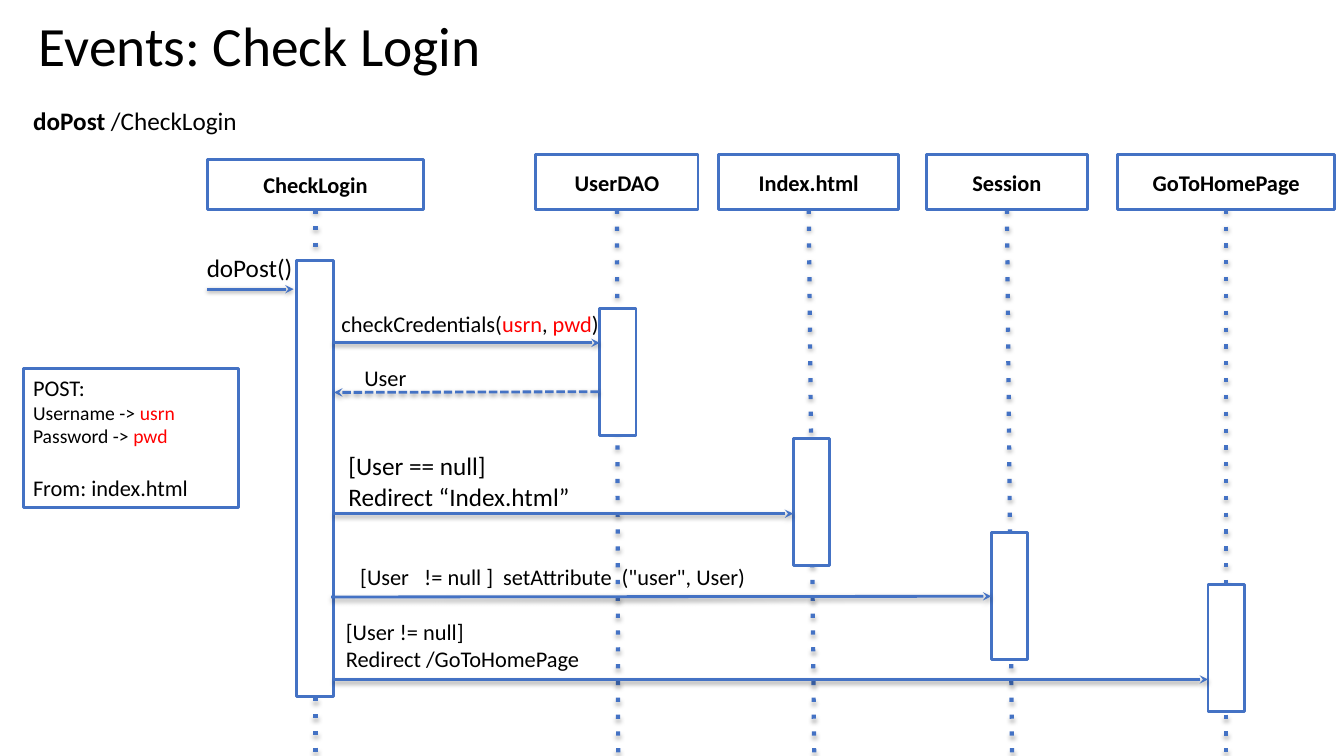
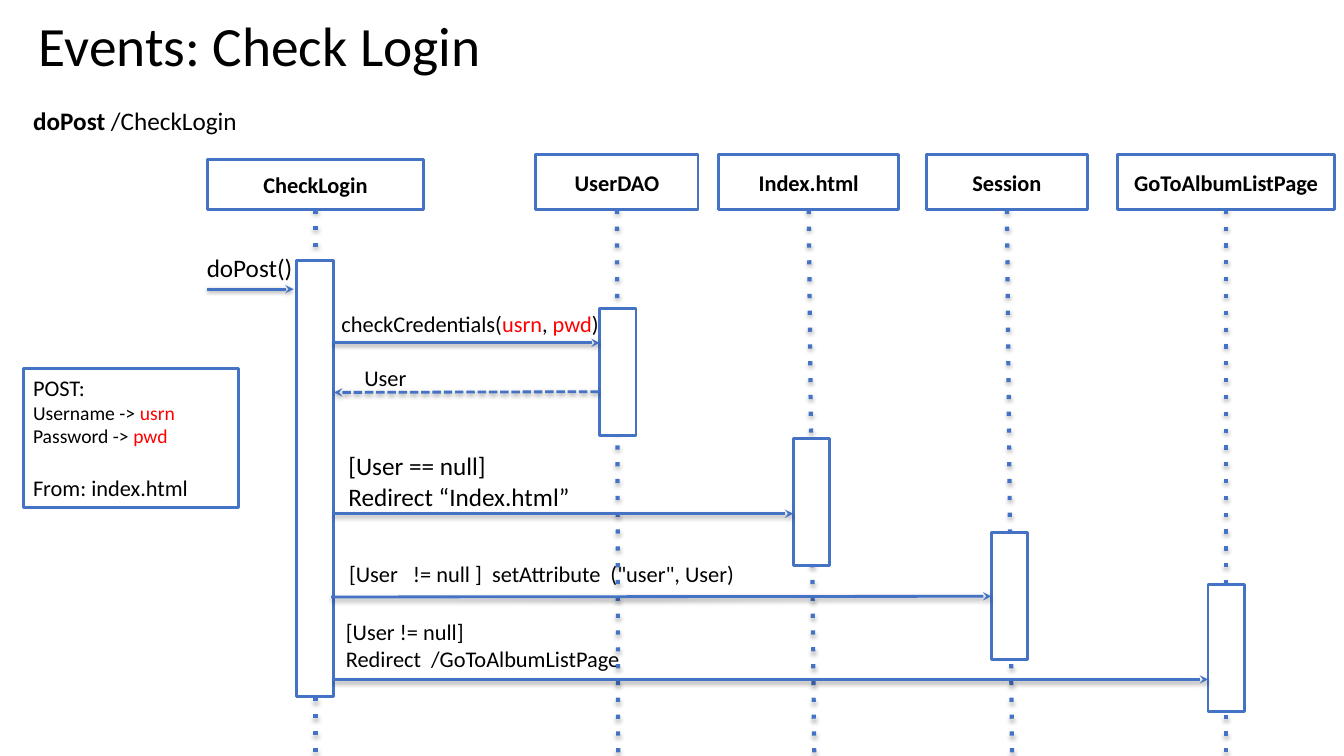
Before and after one commit to Giulsmoon/TecnologiePerIlWeb_Project1, a slide deck: slide 20 of Presentazioni Powerpoint/Progetto1_versione_PURE_HTML.pptx (slide 14 before the commit). Drawn at 1344x756 pixels with LibreOffice and Linux fonts; fonts in the diff are those of the drawing. Boxes give left, top, right and bottom in pixels: in the first picture for what was removed or moved away, otherwise in the second. Text is boxed around its words. In the diff, an @@ line names an element or a change of style, - is before the commit and + after.

```diff
--- a/Presentazioni Powerpoint/Progetto1_versione_PURE_HTML.pptx
+++ b/Presentazioni Powerpoint/Progetto1_versione_PURE_HTML.pptx
@@ text in rectangle at <box>1134,175,1318,195</box>: text changed @@
-GoToHomePage
+GoToAlbumListPage
@@ text "[User != null ] setAttribute ...": place and size @@
-text "[User != null ] setAttribute ..." at <box>360,568,745,588</box>
+text "[User != null ] setAttribute ..." at <box>349,563,734,585</box>
@@ text at <box>346,648,619,671</box>: text changed @@
-Redirect /GoToHomePage
+Redirect /GoToAlbumListPage
```
Also in this commit, not shown: 3 other slides changed, 6 slides added, 23 other files.
